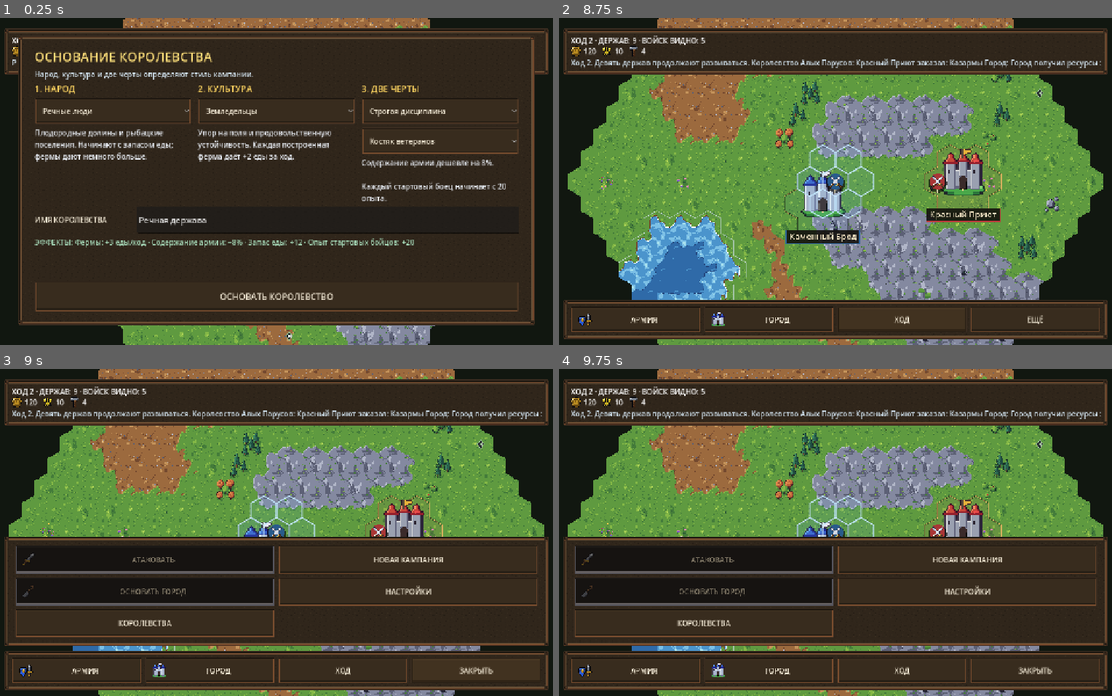
Above: before the commit, frames 1-4 (two rows, left to right).
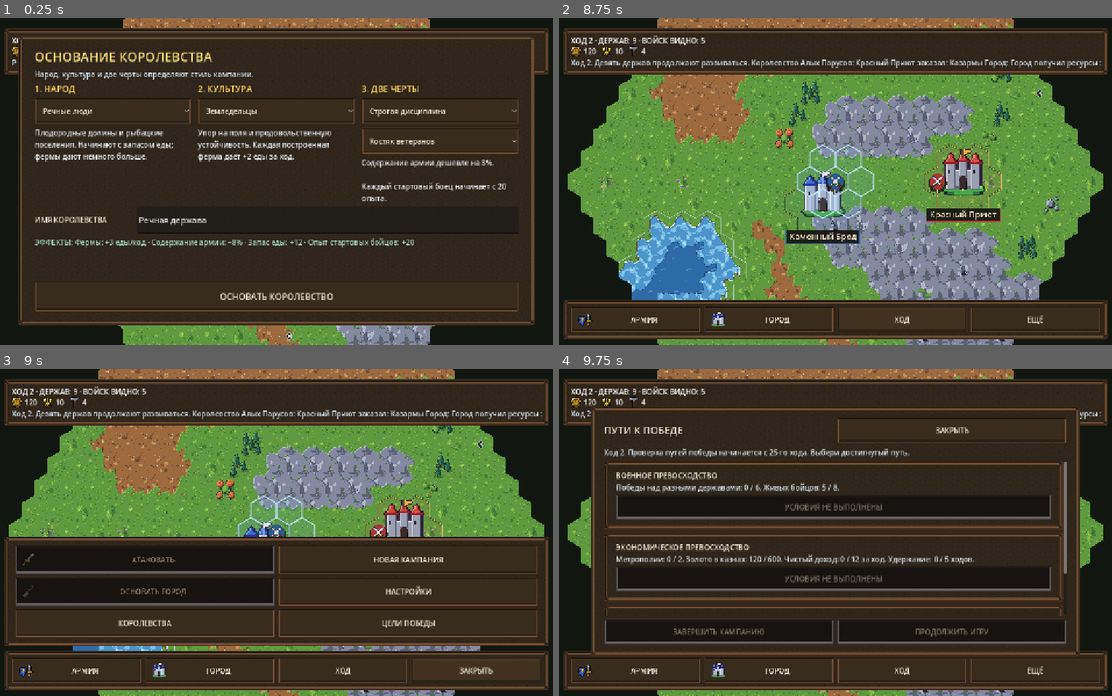
Above: after the commit, the same moments.

Repository: ilonadanelan1-code/-Project-Ember
Game: Godot game, scene res://scenes/strategy_map.tscn
Same seed, same stepped clock (60 frames per second), same inputs: the game is played once before the commit and once after it.
Inputs (mouse positions are in pixels of both pictures, inside the frame that each line leads up to):
- Up to frame 1 (0.25 s): no input
- Up to frame 2 (8.75 s): click "Речные люди" at 0.5 s; click "Земледельцы" at 1.25 s; click "Строгая дисциплина" at 2 s; click "Костяк ветеранов" at 2.75 s; click "Костяк ветеранов" at 3.5 s; click "Проводники рубежей" at 4.25 s; click "ОСНОВАТЬ КОРОЛЕВСТВО" at 5 s; click "АРМИЯ" at 5.75 s; click "ГОРОД" at 6.5 s; click "ЗАКРЫТЬ" at 7.25 s; click "ХОД" at 8 s
- Up to frame 3 (9 s): click "ЕЩЁ" at 8.75 s
- Up to frame 4 (9.75 s): click (968, 624) at 9.5 s, where only the run after the commit has a clickable "ЦЕЛИ ПОБЕДЫ"

Frames 1-2 are identical in both runs. In frame 3, 0.4% of the frame differs, in the area x 50-98%, y 73-82%; in frame 4, 53%, in the area x 0-100%, y 11-94%.

Commit message:
feat: add mobile campaign victory panel

Diff:
--- a/project_ember/scripts/strategy_map.gd
+++ b/project_ember/scripts/strategy_map.gd
@@ -14,6 +14,7 @@
 const WorldLocationCatalogScript = preload("res://scripts/world_location_catalog.gd")
 const FactionCatalogScript = preload("res://scripts/faction_catalog.gd")
 const DiplomacyCatalogScript = preload("res://scripts/diplomacy_catalog.gd")
+const CampaignVictoryCatalogScript = preload("res://scripts/campaign_victory_catalog.gd")
 const HexTerrainTileMapRendererScript = preload("res://scripts/hex_terrain_tilemap_renderer.gd")
 const StrategicMapDetailsScript = preload("res://scripts/strategic_map_details.gd")
 const GameIconCatalogScript = preload("res://scripts/game_icon_catalog.gd")
@@ -91,6 +92,14 @@
 var _world_event_title_label: Label
 var _world_event_body_label: Label
 var _world_event_choice_buttons: Array[Button] = []
+var _victory_panel: PanelContainer
+var _victory_summary_label: Label
+var _victory_detail_labels: Dictionary = {}
+var _victory_select_buttons: Dictionary = {}
+var _victory_finish_button: Button
+var _victory_continue_button: Button
+var _selected_victory_type: String = ""
+var _victory_prompt_shown: bool = false
 var _faction_setup_panel: PanelContainer
 var _faction_people_option: OptionButton
 var _faction_culture_option: OptionButton
@@ -780,6 +789,7 @@
 	_set_button_icon(_found_city_button, GameIconCatalogScript.unit_icon("worker"))
 	_add_button(more_grid, "НАСТРОЙКИ", _open_settings)
 	_kingdoms_button = _add_button(more_grid, "КОРОЛЕВСТВА", _open_kingdoms_panel)
+	_add_button(more_grid, "ЦЕЛИ ПОБЕДЫ", _open_campaign_victory_panel)
 
 	_bottom_panel = PanelContainer.new()
 	_bottom_panel.name = "MobileHudQuickDock"
@@ -805,6 +815,7 @@
 	_create_city_panel(root)
 	_create_kingdoms_panel(root)
 	_create_world_event_panel(root)
+	_create_campaign_victory_panel(root)
 	_create_faction_setup_panel(root)
 	_settings_panel = SettingsPanelScript.new()
 	_settings_panel.pause_game_on_open = false
@@ -905,6 +916,180 @@
 	_refresh_ui()
 	queue_redraw()
 	Haptics.confirm(15)
+
+
+func _create_campaign_victory_panel(root: Control) -> void:
+	_victory_panel = PanelContainer.new()
+	_victory_panel.name = "CampaignVictoryPanel"
+	_victory_panel.anchor_left = 0.06
+	_victory_panel.anchor_top = 0.10
+	_victory_panel.anchor_right = 0.94
+	_victory_panel.anchor_bottom = 0.90
+	_victory_panel.visible = false
+	_victory_panel.z_index = 14
+	root.add_child(_victory_panel)
+
+	var margin := MarginContainer.new()
+	margin.add_theme_constant_override("margin_left", int(UiMetrics.dp(10.0)))
+	margin.add_theme_constant_override("margin_top", int(UiMetrics.dp(8.0)))
+	margin.add_theme_constant_override("margin_right", int(UiMetrics.dp(10.0)))
+	margin.add_theme_constant_override("margin_bottom", int(UiMetrics.dp(8.0)))
+	_victory_panel.add_child(margin)
+
+	var content := VBoxContainer.new()
+	content.add_theme_constant_override("separation", int(UiMetrics.dp(7.0)))
+	margin.add_child(content)
+	var header := HBoxContainer.new()
+	content.add_child(header)
+	var title := Label.new()
+	title.text = "ПУТИ К ПОБЕДЕ"
+	title.add_theme_font_size_override("font_size", UiThemeScript.font_size(19))
+	title.size_flags_horizontal = Control.SIZE_EXPAND_FILL
+	header.add_child(title)
+	var close_button := _add_button(header, "ЗАКРЫТЬ", _close_campaign_victory_panel)
+	close_button.custom_minimum_size = Vector2(UiMetrics.dp(104.0), UiThemeScript.touch_target(48.0))
+
+	_victory_summary_label = Label.new()
+	_victory_summary_label.autowrap_mode = TextServer.AUTOWRAP_WORD_SMART
+	_victory_summary_label.add_theme_font_size_override("font_size", UiThemeScript.font_size(13))
+	_victory_summary_label.add_theme_color_override("font_color", Palette.UI_TEXT_HELP)
+	content.add_child(_victory_summary_label)
+
+	var scroll := ScrollContainer.new()
+	scroll.size_flags_horizontal = Control.SIZE_EXPAND_FILL
+	scroll.size_flags_vertical = Control.SIZE_EXPAND_FILL
+	content.add_child(scroll)
+	var rows := VBoxContainer.new()
+	rows.size_flags_horizontal = Control.SIZE_EXPAND_FILL
+	rows.add_theme_constant_override("separation", int(UiMetrics.dp(6.0)))
+	scroll.add_child(rows)
+
+	var row_titles := {
+		"military": "ВОЕННОЕ ПРЕВОСХОДСТВО",
+		"economic": "ЭКОНОМИЧЕСКОЕ ПРЕВОСХОДСТВО",
+		"diplomatic": "ДИПЛОМАТИЧЕСКОЕ ПРЕВОСХОДСТВО",
+	}
+	for type_id in CampaignVictoryCatalogScript.VICTORY_TYPES:
+		var row := PanelContainer.new()
+		rows.add_child(row)
+		var row_margin := MarginContainer.new()
+		row_margin.add_theme_constant_override("margin_left", int(UiMetrics.dp(8.0)))
+		row_margin.add_theme_constant_override("margin_top", int(UiMetrics.dp(5.0)))
+		row_margin.add_theme_constant_override("margin_right", int(UiMetrics.dp(8.0)))
+		row_margin.add_theme_constant_override("margin_bottom", int(UiMetrics.dp(5.0)))
+		row.add_child(row_margin)
+		var row_content := VBoxContainer.new()
+		row_content.add_theme_constant_override("separation", int(UiMetrics.dp(3.0)))
+		row_margin.add_child(row_content)
+		var row_title := Label.new()
+		row_title.text = str(row_titles.get(type_id, type_id.to_upper()))
+		row_title.add_theme_font_size_override("font_size", UiThemeScript.font_size(14))
+		row_content.add_child(row_title)
+		var detail := Label.new()
+		detail.autowrap_mode = TextServer.AUTOWRAP_WORD_SMART
+		detail.add_theme_font_size_override("font_size", UiThemeScript.font_size(12))
+		detail.add_theme_color_override("font_color", Palette.UI_TEXT_HELP)
+		row_content.add_child(detail)
+		var select_button := _add_button(row_content, "ВЫБРАТЬ", _select_campaign_victory.bind(type_id))
+		select_button.custom_minimum_size.y = UiThemeScript.touch_target(48.0)
+		_victory_detail_labels[type_id] = detail
+		_victory_select_buttons[type_id] = select_button
+
+	var footer := HBoxContainer.new()
+	footer.add_theme_constant_override("separation", int(UiMetrics.dp(6.0)))
+	content.add_child(footer)
+	_victory_finish_button = _add_button(footer, "ЗАВЕРШИТЬ КАМПАНИЮ", _finish_campaign_victory)
+	_victory_continue_button = _add_button(footer, "ПРОДОЛЖИТЬ ИГРУ", _continue_campaign_victory)
+
+
+func _open_campaign_victory_panel() -> void:
+	if is_instance_valid(_map_more_panel) and _map_more_panel.visible:
+		_toggle_map_commands()
+	if is_instance_valid(_victory_panel):
+		_victory_panel.visible = true
+		_refresh_campaign_victory_panel()
+
+
+func _close_campaign_victory_panel() -> void:
+	if is_instance_valid(_victory_panel):
+		_victory_panel.visible = false
+
+
+func _select_campaign_victory(victory_type: String) -> void:
+	var progress := CampaignState.get_campaign_victory_progress()
+	var unlocked: Array = progress.get("unlocked_types", [])
+	if not unlocked.has(victory_type):
+		return
+	_selected_victory_type = victory_type
+	_refresh_campaign_victory_panel()
+
+
+func _finish_campaign_victory() -> void:
+	if _selected_victory_type.is_empty():
+		return
+	if CampaignState.choose_campaign_victory(_selected_victory_type, false):
+		_message_text = "Кампания завершена: " + _selected_victory_type
+		_refresh_campaign_victory_panel()
+		_refresh_ui()
+		Haptics.confirm(20)
+
+
+func _continue_campaign_victory() -> void:
+	if _selected_victory_type.is_empty():
+		return
+	if CampaignState.choose_campaign_victory(_selected_victory_type, true):
+		_message_text = "Победа достигнута. Кампания продолжается в свободном режиме."
+		_close_campaign_victory_panel()
+		_refresh_ui()
+		Haptics.confirm(15)
+
+
+func _refresh_campaign_victory_panel() -> void:
+	if not is_instance_valid(_victory_panel):
+		return
+	var progress := CampaignState.get_campaign_victory_progress()
+	var unlocked: Array = progress.get("unlocked_types", [])
+	var status := str(CampaignState.campaign_victory.get("status", "none"))
+	var wins := int(progress.get("military_wins", 0))
+	var army_size := int(progress.get("army_size", 0))
+	var military_text := "Победы над разными державами: %d / %d. Живых бойцов: %d / %d." % [
+		wins, int(progress.get("military_required", 6)), army_size, int(progress.get("military_army_required", 8))
+	]
+	var economic_text := "Метрополии: %d / %d. Золото в казнах: %d / %d. Чистый доход: %d / %d за ход. Удержание: %d / %d ходов." % [
+		int(progress.get("metropolises", 0)), int(progress.get("metropolises_required", 2)),
+		int(progress.get("total_gold", 0)), int(progress.get("gold_required", 600)),
+		int(progress.get("net_gold_income", 0)), int(progress.get("net_gold_required", 12)),
+		int(progress.get("economic_hold_turns", 0)), int(progress.get("economic_hold_required", 5))
+	]
+	var diplomatic_text := "Дружественные державы: %d / %d. Действующие договоры: %d / %d. Союзы и вассалитет: %d / %d. Удержание: %d / %d ходов." % [
+		int(progress.get("friendly_kingdoms", 0)), int(progress.get("friendly_required", 5)),
+		int(progress.get("active_positive_treaties", 0)), int(progress.get("treaties_required", 3)),
+		int(progress.get("major_treaties", 0)), int(progress.get("major_treaties_required", 2)),
+		int(progress.get("diplomatic_hold_turns", 0)), int(progress.get("diplomatic_hold_required", 3))
+	]
+	_victory_detail_labels["military"].text = military_text
+	_victory_detail_labels["economic"].text = economic_text
+	_victory_detail_labels["diplomatic"].text = diplomatic_text
+
+	for type_id in CampaignVictoryCatalogScript.VICTORY_TYPES:
+		var button: Button = _victory_select_buttons[type_id]
+		var is_unlocked := unlocked.has(type_id)
+		button.disabled = not is_unlocked or status == "claimed"
+		button.text = "ВЫБРАНО" if _selected_victory_type == type_id else ("ВЫБРАТЬ ПУТЬ" if is_unlocked else "УСЛОВИЯ НЕ ВЫПОЛНЕНЫ")
+
+	if status == "claimed":
+		_victory_summary_label.text = "Кампания завершена на ходу %d. Победа: %s. Чтобы начать заново, используй «Новая кампания»." % [
+			int(CampaignState.campaign_victory.get("turn", CampaignState.turn_number)),
+			str(CampaignState.campaign_victory.get("type", "")).to_upper()
+		]
+	elif status == "continued":
+		_victory_summary_label.text = "Победа уже достигнута на ходу %d. Кампания продолжается в свободном режиме." % int(CampaignState.campaign_victory.get("turn", 0))
+	else:
+		_victory_summary_label.text = "Ход %d. Проверка путей победы начинается с %d-го хода. Выбери достигнутый путь." % [CampaignState.turn_number, CampaignVictoryCatalogScript.MIN_CAMPAIGN_TURN]
+	_victory_finish_button.disabled = _selected_victory_type.is_empty() or not unlocked.has(_selected_victory_type) or status == "claimed"
+	_victory_continue_button.disabled = _victory_finish_button.disabled or status == "continued"
+	_victory_finish_button.text = "КАМПАНИЯ ЗАВЕРШЕНА" if status == "claimed" else "ЗАВЕРШИТЬ КАМПАНИЮ"
+	_victory_continue_button.text = "СВОБОДНЫЙ РЕЖИМ" if status == "continued" else "ПРОДОЛЖИТЬ ИГРУ"
 
 
 func _create_faction_setup_panel(root: Control) -> void:
@@ -2109,6 +2294,8 @@
 
 
 func _handle_map_tap(screen_position: Vector2) -> void:
+	if str(CampaignState.campaign_victory.get("status", "none")) == "claimed":
+		return
 	if CampaignState.faction_setup_pending or CampaignState.battle_in_progress:
 		return
 	var cell := _screen_to_cell(screen_position)
@@ -2395,12 +2582,13 @@
 		var selected_kingdom_valid := _selected_kingdom_id >= 0 and _selected_kingdom_id < CampaignState.kingdoms.size()
 		var selected_army_cell := WorldGeneratorScript.array_to_cell(CampaignState.kingdoms[_selected_kingdom_id].get("army_cell", [])) if selected_kingdom_valid else CampaignState.enemy_cell
 		_attack_button.disabled = not selected_kingdom_valid or _hex_distance(CampaignState.player_cell, selected_army_cell) > 1 or CampaignState.player_units.is_empty()
+	var campaign_finished := str(CampaignState.campaign_victory.get("status", "none")) == "claimed"
 	if is_instance_valid(_turn_button):
-		_turn_button.disabled = CampaignState.campaign_lost
+		_turn_button.disabled = CampaignState.campaign_lost or campaign_finished
 	if is_instance_valid(_selection_button):
-		_selection_button.disabled = CampaignState.campaign_lost
+		_selection_button.disabled = CampaignState.campaign_lost or campaign_finished
 	if is_instance_valid(_city_button):
-		_city_button.disabled = CampaignState.cities.is_empty() or CampaignState.campaign_lost
+		_city_button.disabled = CampaignState.cities.is_empty() or CampaignState.campaign_lost or campaign_finished
 	if is_instance_valid(_found_city_button):
 		_found_city_button.disabled = not CampaignState.settler_active or not CampaignState.can_found_city(CampaignState.settler_cell) or not _is_traversable(CampaignState.settler_cell)
 	if is_instance_valid(_city_panel) and _city_panel.visible:
@@ -2408,6 +2596,10 @@
 	if is_instance_valid(_kingdoms_panel) and _kingdoms_panel.visible:
 		_refresh_kingdoms_panel()
 	_refresh_world_event_panel()
+	_refresh_campaign_victory_panel()
+	if str(CampaignState.campaign_victory.get("status", "none")) == "offered" and not _victory_prompt_shown:
+		_victory_prompt_shown = true
+		_open_campaign_victory_panel()
 
 
 func _get_visible_enemy_unit_count() -> int:
